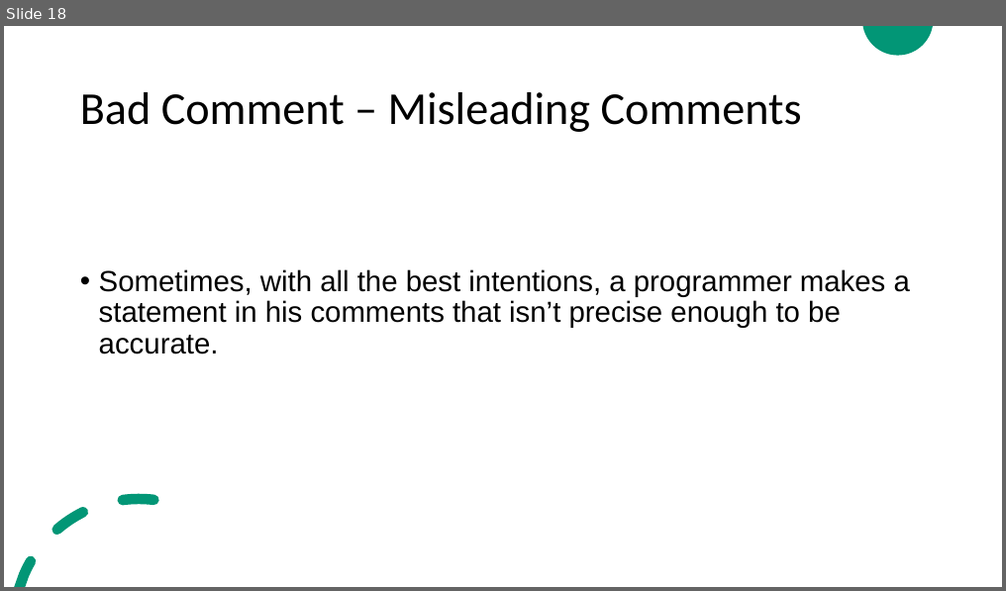
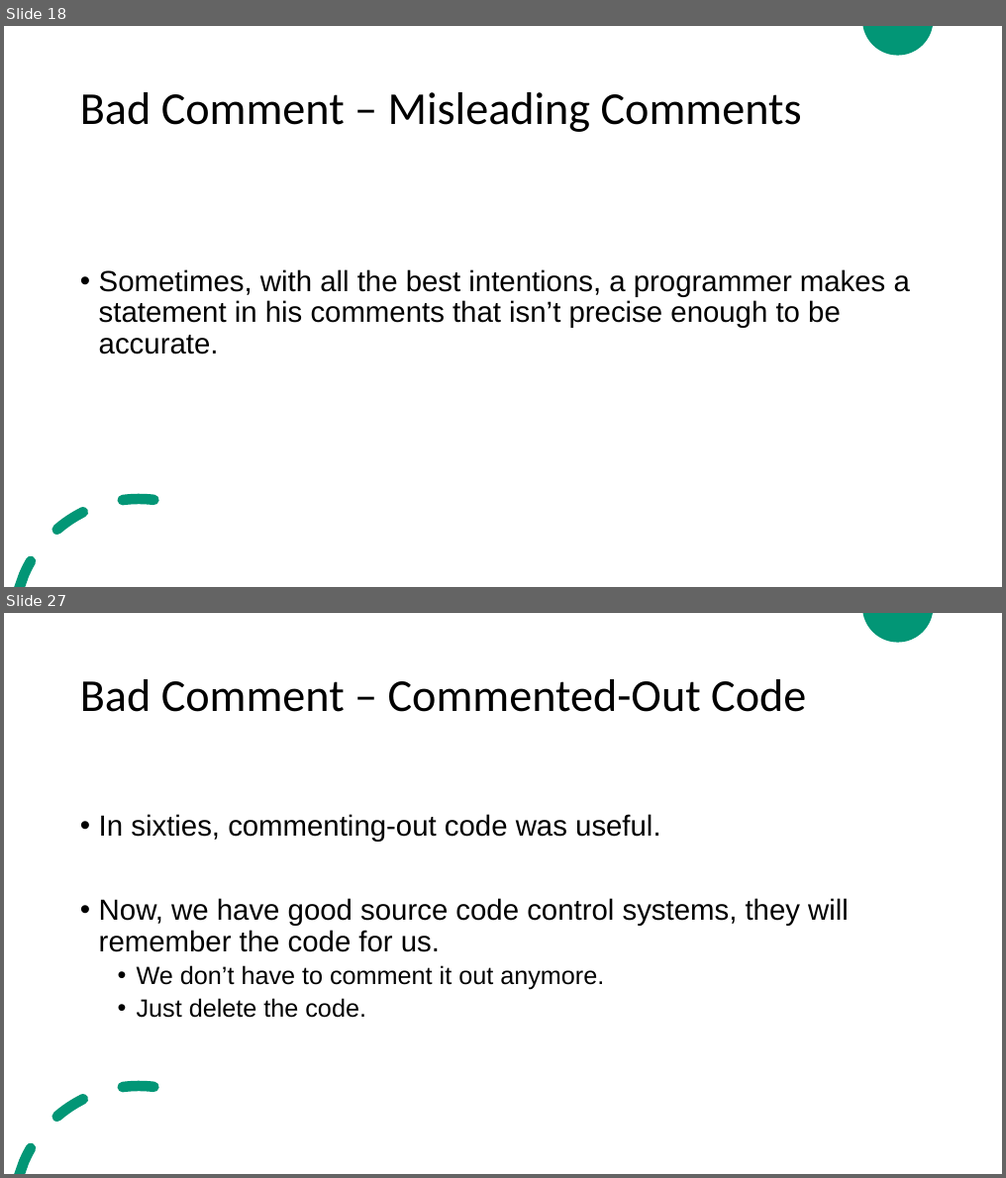
Before and after one commit to ZeinaZayed4/clean-code, a slide deck: Clean Code - Chapter 4.pptx. Shown one above the other, each under a label of ours: slide 18 before the commit, slides 18 and 27 after it; the slides between them are not shown. The pictures are 1006x591 and 1006x1178 pixels, drawn with LibreOffice and Linux fonts; fonts in the diff are those of the drawing. Boxes give left, top, right and bottom in pixels: in the first picture for what was removed or moved away, otherwise in the second. Text is boxed around its words. In the diff, an @@ line names an element or a change of style, - is before the commit and + after.

```diff
--- a/Clean Code - Chapter 4.pptx
+++ b/Clean Code - Chapter 4.pptx
@@ slide 27 added at [4,613,1002,1174], background #FFFFFF; not listed: 2 template elements that a slide beside it also shows @@
@@ title added at [80,679,806,712], 44 pt, text #000000 @@
+Bad Comment – Commented-Out Code
@@ text added at [99,814,848,1018], 28 pt, text #000000 @@
+• In sixties, commenting-out code was useful.
+• Now, we have good source code control systems, they will remember the code for us.
+  • We don’t have to comment it out anymore.
+  • Just delete the code.
```
Also in this commit, not shown: 14 other slides added.
